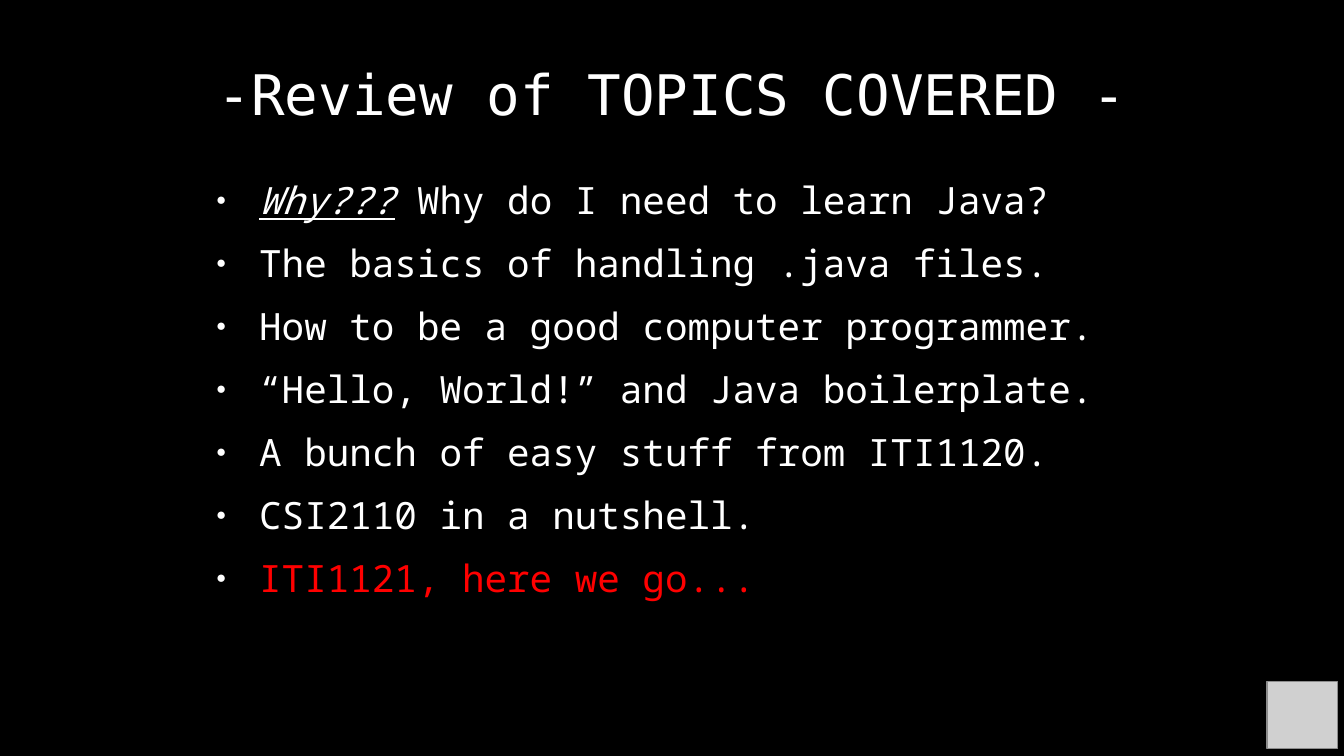
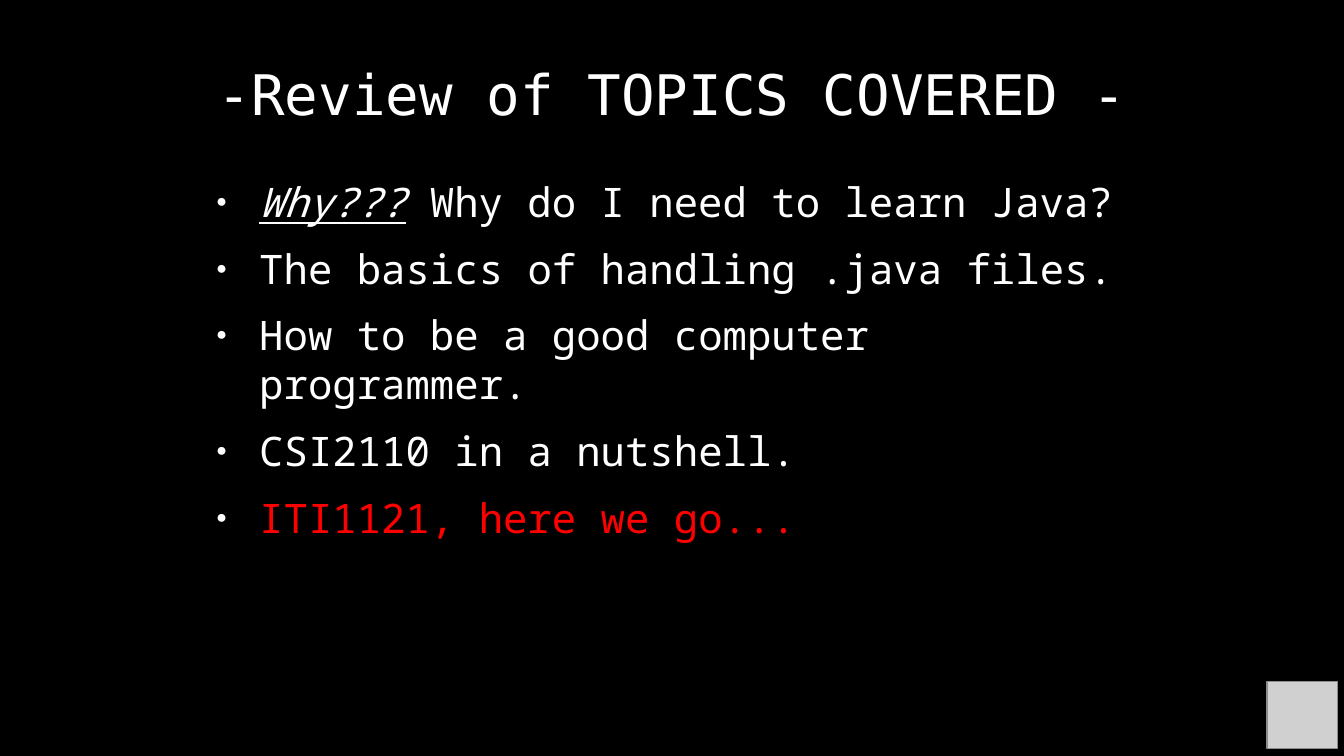
Before and after one commit to RyanFleck/Projects, a slide deck: slide 46 of Teaching/RCF_Py_Java_Tutorial.odp. Drawn at 1344x756 pixels with LibreOffice and Linux fonts; fonts in the diff are those of the drawing; grey boxes stand for pictures; background and template pictures are left out. Boxes give left, top, right and bottom in pixels: in the first picture for what was removed or moved away, otherwise in the second. Text is boxed around its words. In the diff, an @@ line names an element or a change of style, - is before the commit and + after.

Commit message:
Updated slides.

```diff
--- a/Teaching/RCF_Py_Java_Tutorial.odp
+++ b/Teaching/RCF_Py_Java_Tutorial.odp
@@ text "Why??? Why do I need ..." at [259, 186, 1113, 543]: size 22.2 to 24 pt @@
@@ text at [259, 374, 1094, 476]: paragraphs removed @@
-● “Hello, World!” and Java boilerplate.
-● A bunch of easy stuff from ITI1120.
```
